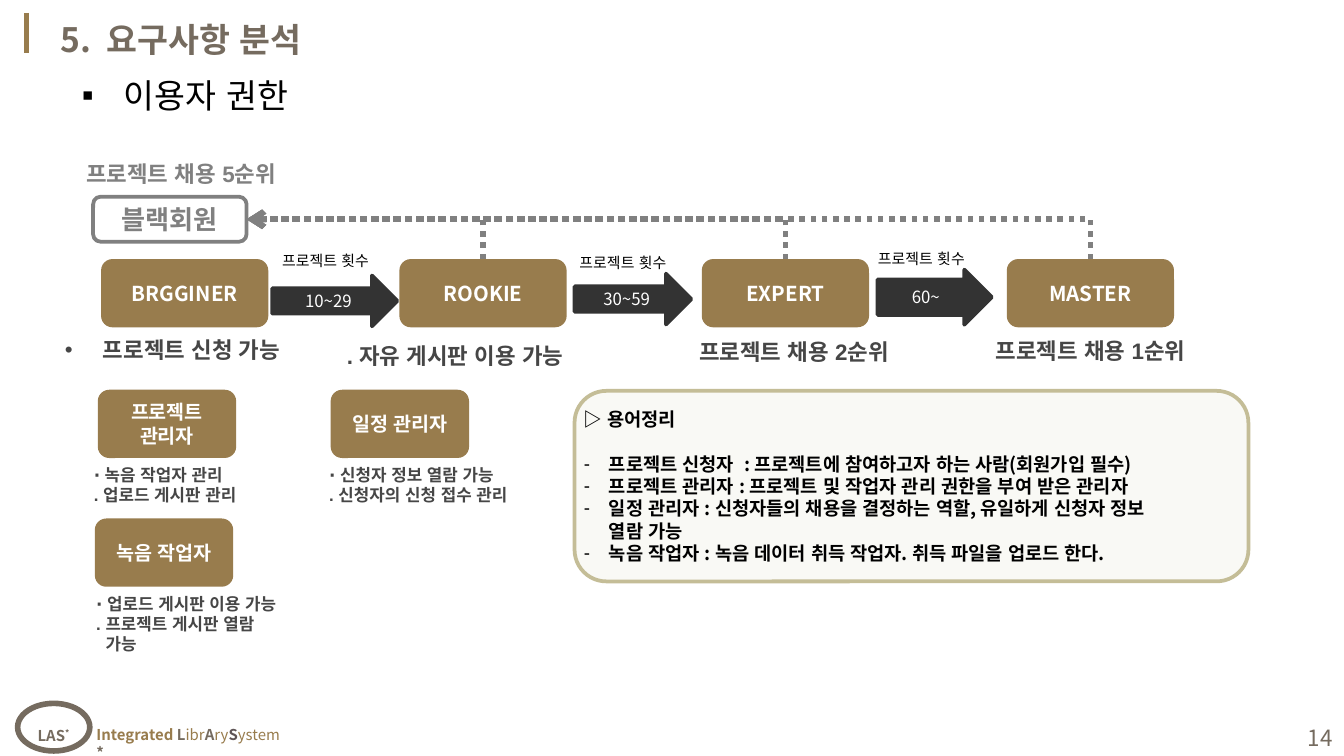
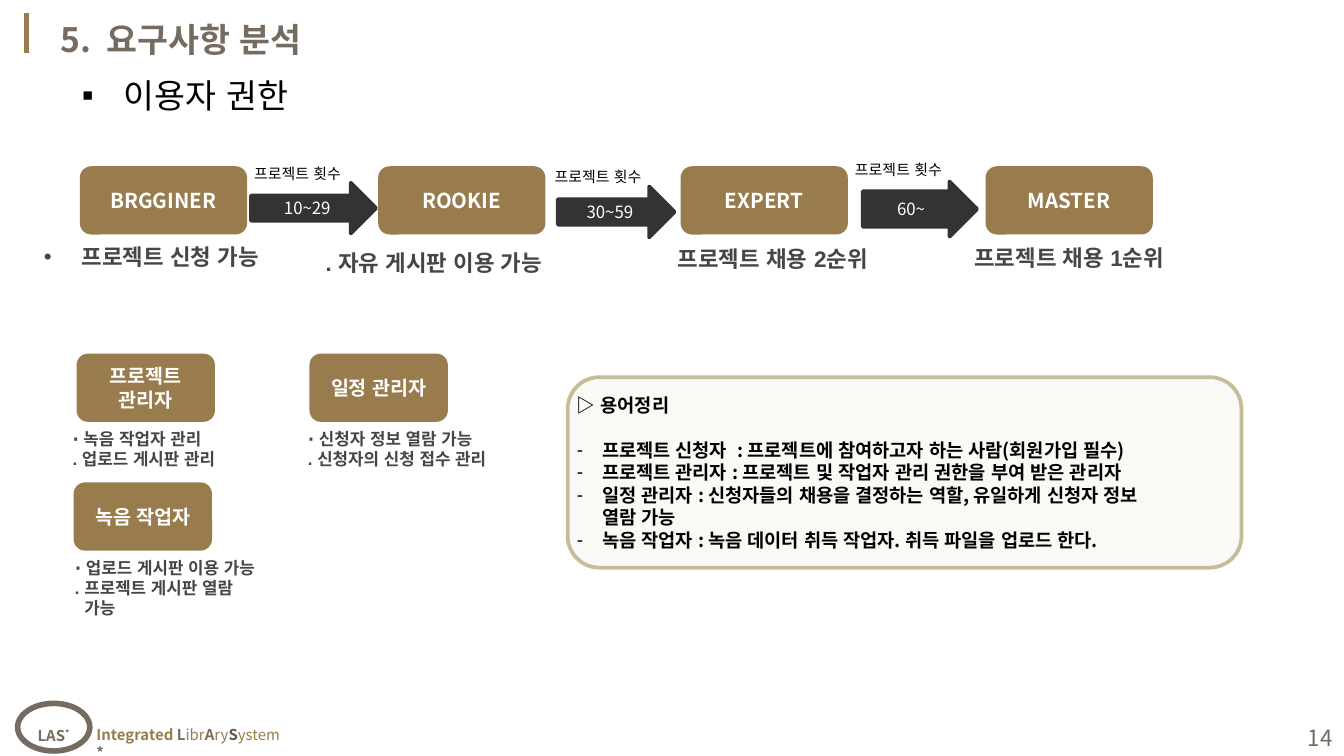
Before and after one commit to hanwoolk/study, a slide deck: slide 14 of material/08_1stProject/0317_sample.pptx. Drawn at 1344x756 pixels with LibreOffice and Linux fonts; fonts in the diff are those of the drawing; background and template pictures are left out. Boxes give left, top, right and bottom in pixels: in the first picture for what was removed or moved away, otherwise in the second. Text is boxed around its words. In the diff, an @@ line names an element or a change of style, - is before the commit and + after.

```diff
--- a/material/08_1stProject/0317_sample.pptx
+++ b/material/08_1stProject/0317_sample.pptx
@@ text removed at [86, 163, 276, 184] @@
-프로젝트 채용 5순위
@@ text "프로젝트 횟수": place and size @@
-text "프로젝트 횟수" at [282, 253, 369, 267]
+text "프로젝트 횟수" at [254, 166, 341, 180]
@@ text "프로젝트 횟수": place and size @@
-text "프로젝트 횟수" at [579, 255, 667, 273]
+text "프로젝트 횟수" at [555, 169, 642, 184]
@@ text "프로젝트 횟수" rewrapped from [878, 251, 965, 269] to [855, 162, 942, 176] @@
@@ rounded rectangle removed at [93, 196, 246, 241] @@
-블랙회원
@@ right arrow "30~59": place and size @@
-right arrow "30~59" at [575, 274, 692, 325]
+right arrow "30~59" at [558, 187, 675, 238]
@@ right arrow "60~": place and size @@
-right arrow "60~" at [878, 270, 992, 325]
+right arrow "60~" at [863, 181, 977, 237]
@@ elbow arrow removed from (482, 259) to (247, 219) @@
@@ elbow arrow removed from (785, 259) to (247, 219) @@
@@ elbow arrow removed from (1090, 259) to (247, 219) @@
@@ 2 texts, 1 right arrow: place and size @@
-2 texts, 1 right arrow at [273, 276, 889, 366]
+2 texts, 1 right arrow at [251, 183, 868, 273]
@@ 4 rounded rectangles, 2 texts: place and size @@
-4 rounded rectangles, 2 texts at [101, 259, 1186, 361]
+4 rounded rectangles, 2 texts at [79, 167, 1164, 268]
@@ rounded rectangle "▷ 용어정리": place and size @@
-rounded rectangle "▷ 용어정리" at [575, 391, 1249, 582]
+rounded rectangle "▷ 용어정리" at [567, 378, 1241, 569]
@@ 3 rounded rectangles, 3 texts: place and size @@
-3 rounded rectangles, 3 texts at [95, 390, 507, 652]
+3 rounded rectangles, 3 texts at [74, 353, 486, 616]
```
Also in this commit, not shown: 4 other slides changed, 23 other files.
